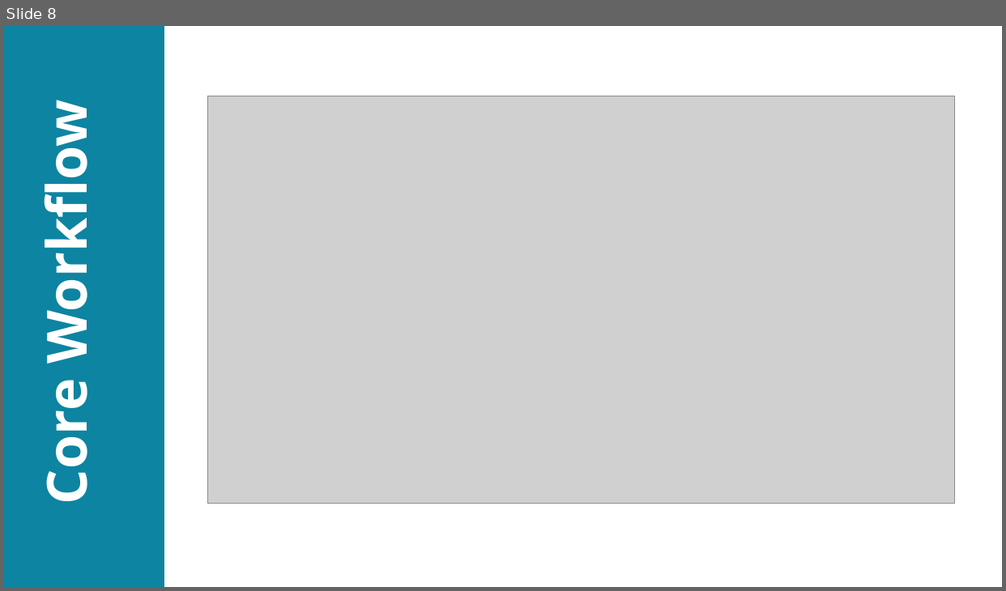
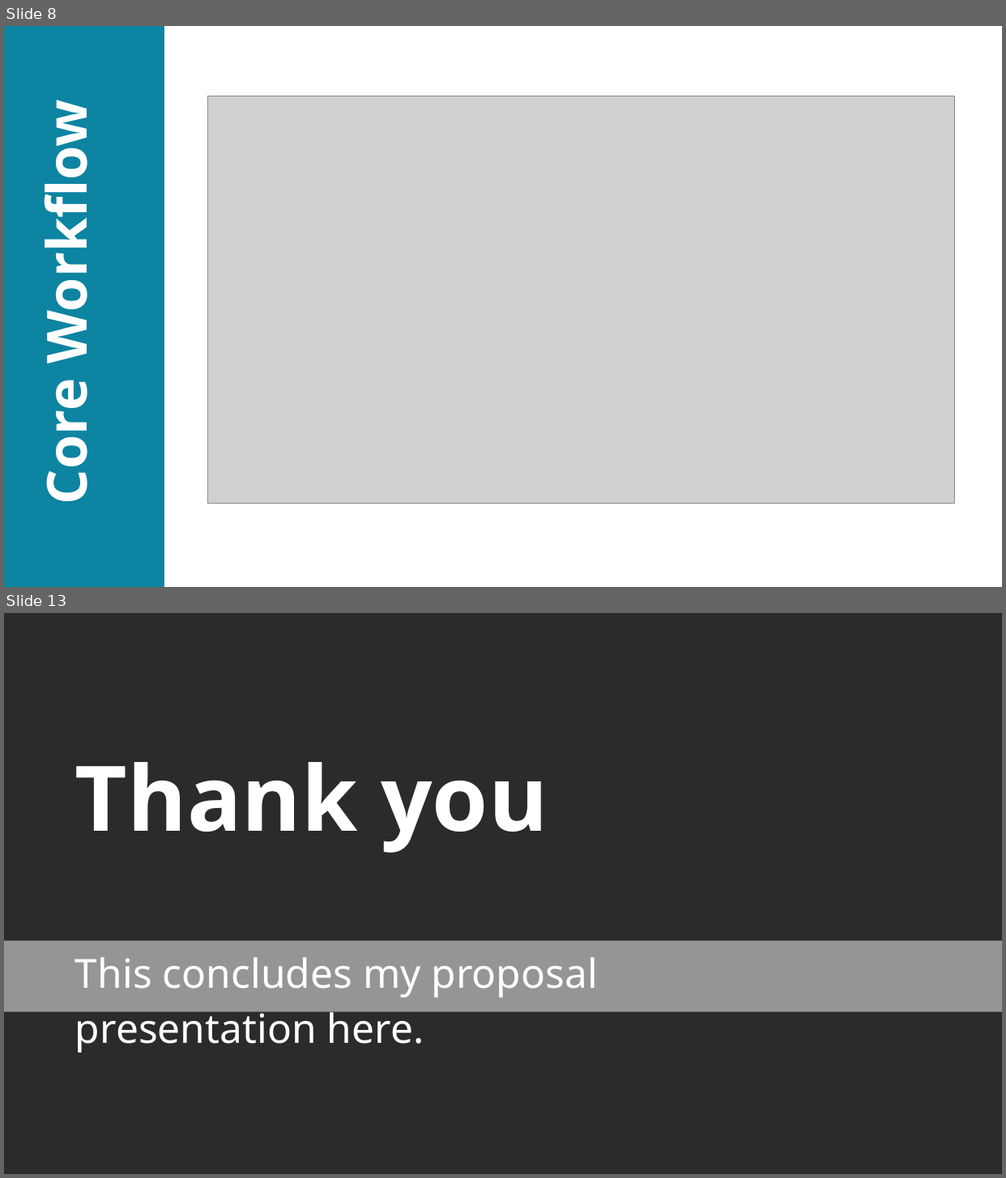
Before and after one commit to AlphaBeast97/DBMS-Flutter-Porject, a slide deck: proposal.odp. Shown one above the other, each under a label of ours: slide 8 before the commit, slides 8 and 13 after it; the slides between them are not shown. The pictures are 1006x591 and 1006x1178 pixels, drawn with LibreOffice and Linux fonts; fonts in the diff are those of the drawing; grey boxes stand for pictures; background and template pictures are left out; a plain dark background stands for a picture behind light text. Boxes give left, top, right and bottom in pixels: in the first picture for what was removed or moved away, otherwise in the second. Text is boxed around its words. In the diff, an @@ line names an element or a change of style, - is before the commit and + after.

Commit message:
Add initial proposal presentation file

```diff
--- a/proposal.odp
+++ b/proposal.odp
@@ slide 13 added at [4,613,1002,1174], background picture (left out) @@
@@ title added at [75,762,548,853], 72 pt, text #FFFFFF, bold @@
+Thank you
@@ rectangle added at [4,941,1002,1012], fill #FFFFFF at 50% opacity @@
@@ subtitle added at [75,957,598,1053], 32 pt, text #FFFFFF @@
+This concludes my proposal presentation here.
```
Also in this commit, not shown: 3 slides changed, 5 other slides added, 3 slides removed, 4 other files.
